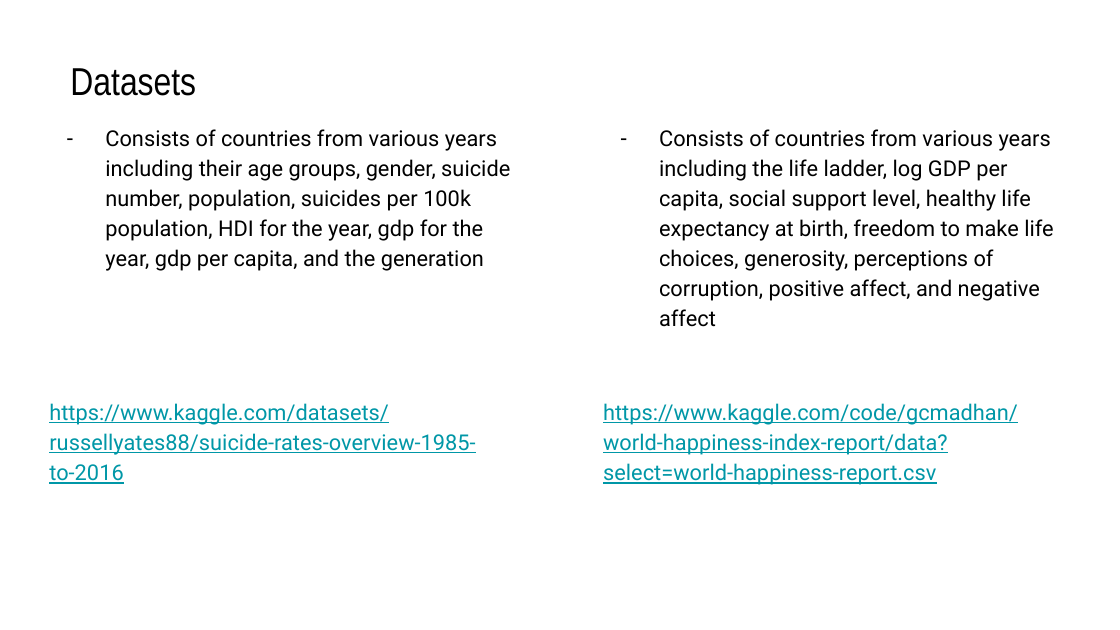
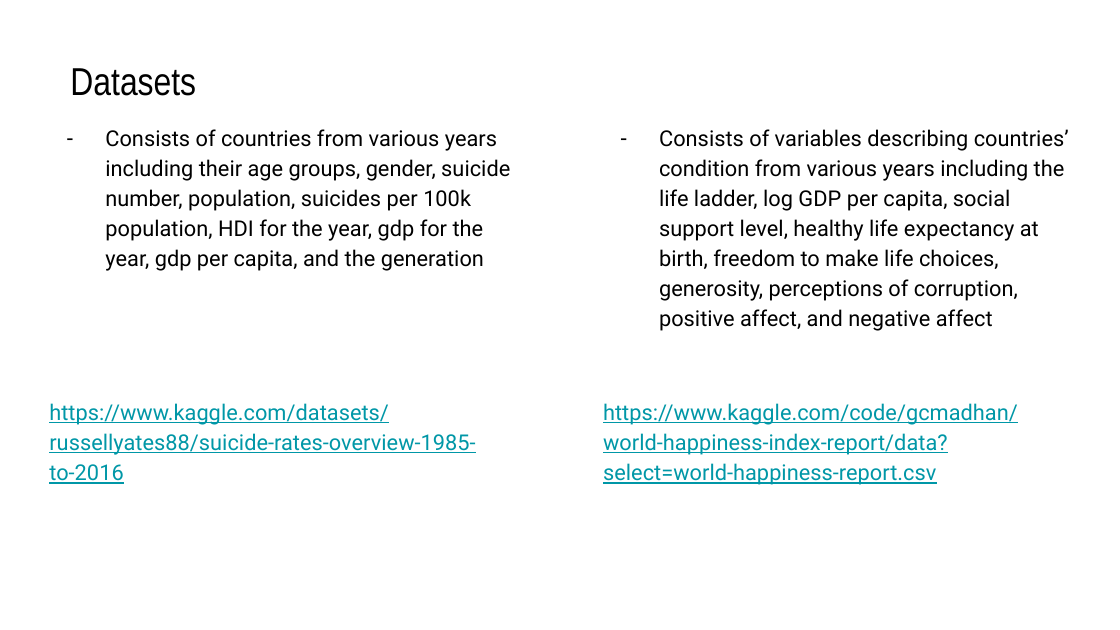
Before and after one commit to BernardLesley/Data_Analysis_Suicide_Rate, a slide deck: slide 6 of SC1015 Slides.pptx. Drawn at 1120x630 pixels with LibreOffice and Linux fonts; fonts in the diff are those of the drawing. Boxes give left, top, right and bottom in pixels: in the first picture for what was removed or moved away, otherwise in the second. Text is boxed around its words. In the diff, an @@ line names an element or a change of style, - is before the commit and + after.

```diff
--- a/SC1015 Slides.pptx
+++ b/SC1015 Slides.pptx
@@ text at [659,129,1069,331]: text changed @@
-– Consists of countries from various years including the life ladder, log GDP per capita, social support level, healthy life expectancy at birth, freedom to make life choices, generosity, perceptions of corruption, positive affect, and negative affect
+– Consists of variables describing countries’ condition from various years including the life ladder, log GDP per capita, social support level, healthy life expectancy at birth, freedom to make life choices, generosity, perceptions of corruption, positive affect, and negative affect
```
Also in this commit, not shown: 4 other slides changed.
